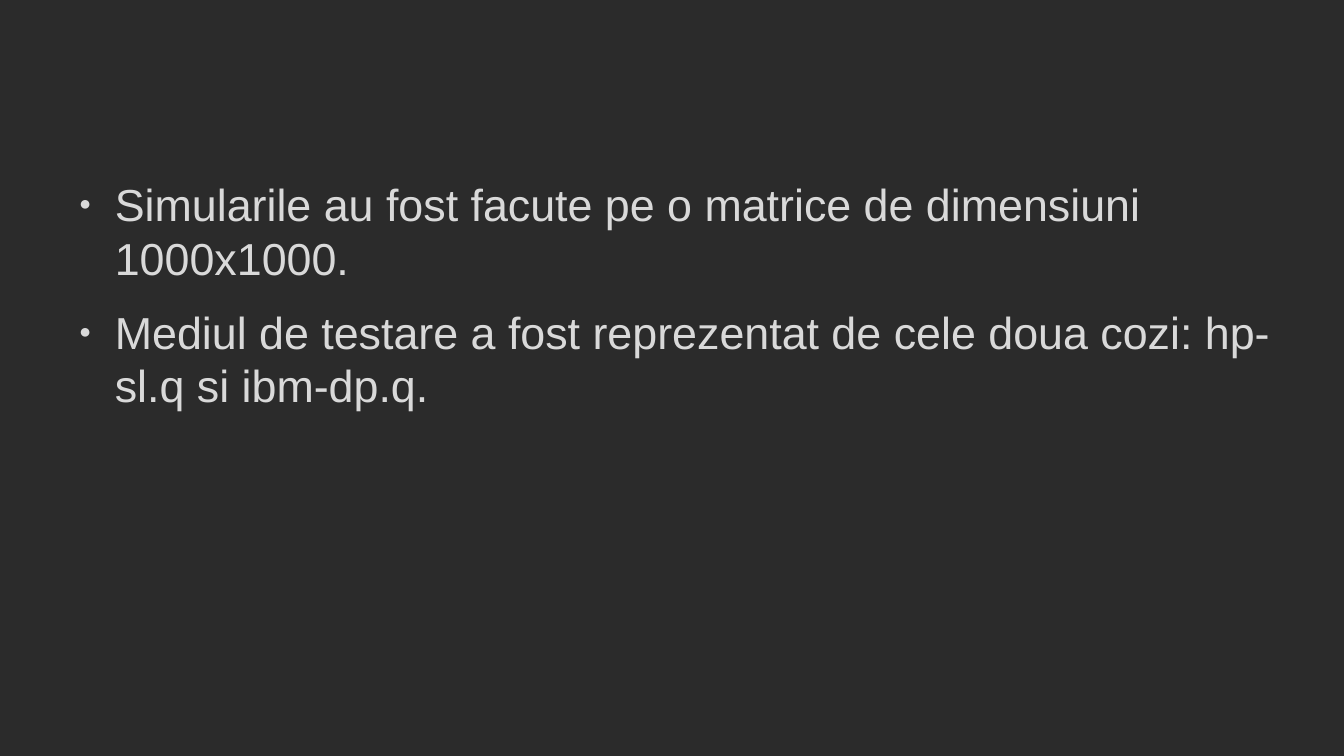
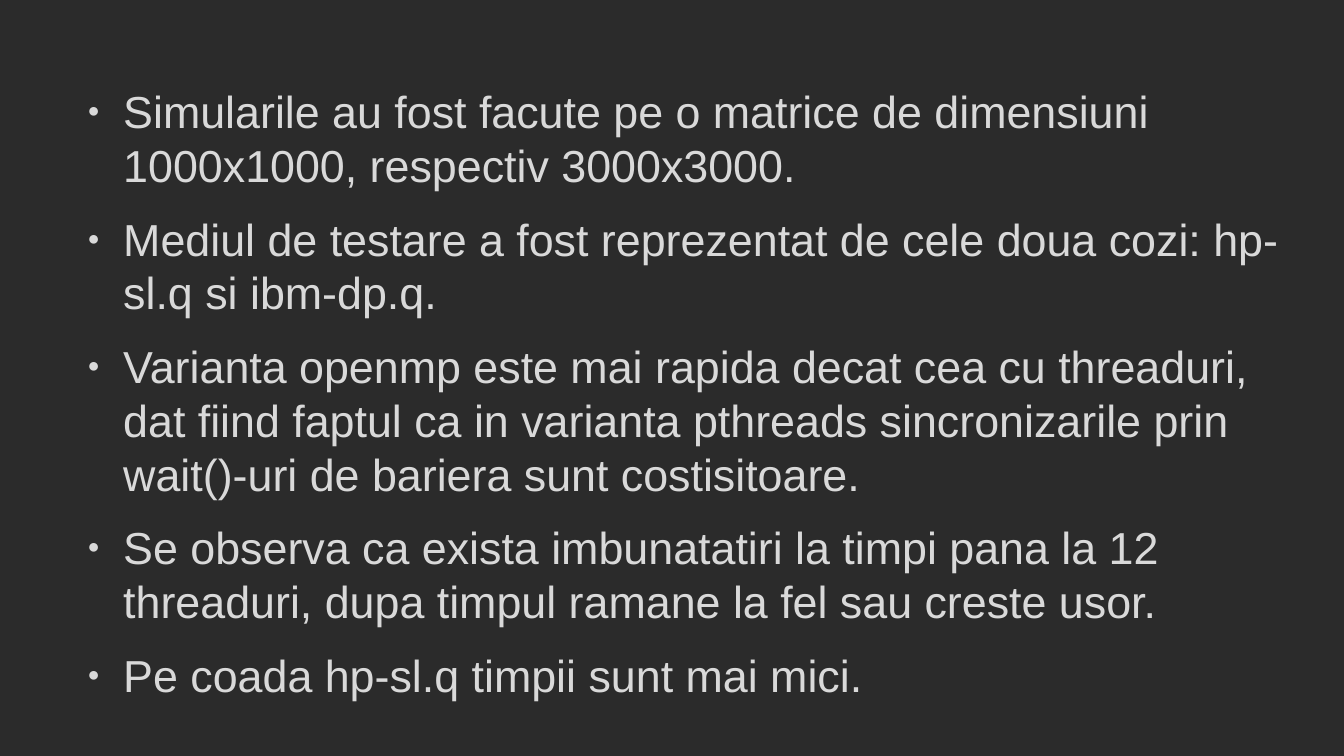
Before and after one commit to Theodor291/eeyore-team-, a slide deck: slide 36 of Cholesky.pptx (slide 23 before the commit). Drawn at 1344x756 pixels with LibreOffice and Linux fonts; fonts in the diff are those of the drawing; background and template pictures are left out; a plain dark background stands for a picture behind light text. Boxes give left, top, right and bottom in pixels: in the first picture for what was removed or moved away, otherwise in the second. Text is boxed around its words. In the diff, an @@ line names an element or a change of style, - is before the commit and + after.

```diff
--- a/Cholesky.pptx
+++ b/Cholesky.pptx
@@ text "Simularile au fost facute pe ...": place and size @@
-text "Simularile au fost facute pe ..." at box(115, 188, 1270, 411)
+text "Simularile au fost facute pe ..." at box(123, 95, 1278, 701)
@@ text at box(123, 95, 1148, 191): text changed @@
-● Simularile au fost facute pe o matrice de dimensiuni 1000x1000.
+● Simularile au fost facute pe o matrice de dimensiuni 1000x1000, respectiv 3000x3000.
@@ text at box(123, 350, 1247, 701): paragraphs added @@
+● Varianta openmp este mai rapida decat cea cu threaduri, dat fiind faptul ca in varianta pthreads sincronizarile prin wait()-uri de bariera sunt costisitoare.
+● Se observa ca exista imbunatatiri la timpi pana la 12 threaduri, dupa timpul ramane la fel sau creste usor.
+● Pe coada hp-sl.q timpii sunt mai mici.
```
Also in this commit, not shown: 2 other slides changed, 13 slides added.
